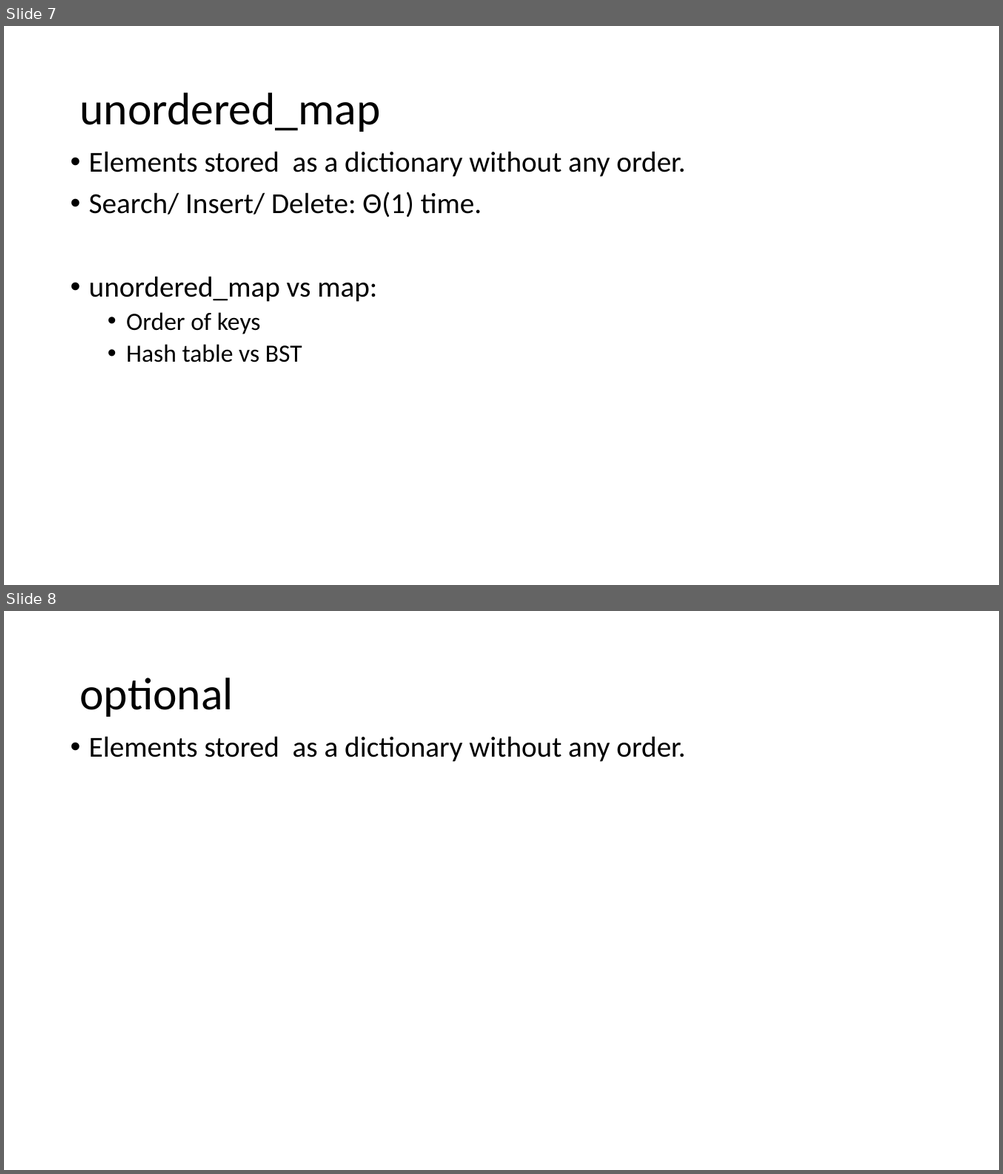
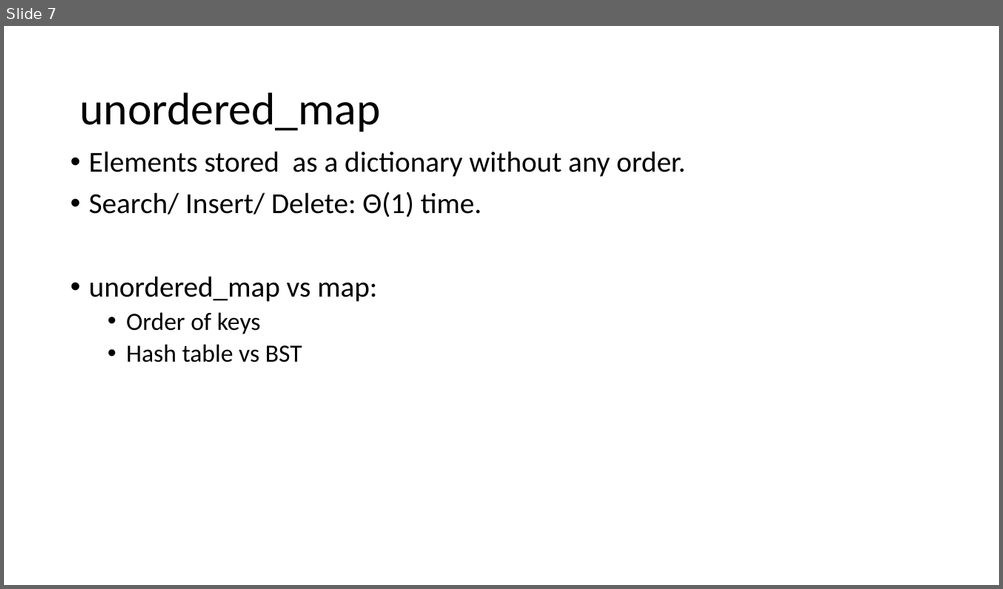
Before and after one commit to muksiddheswar/CPP-Examples, a slide deck: STL/STL_Presentation.pptx. Shown one above the other, each under a label of ours: slides 7 and 8 before the commit, slide 7 after it. The pictures are 1003x1174 and 1003x589 pixels, drawn with LibreOffice and Linux fonts; fonts in the diff are those of the drawing. Boxes give left, top, right and bottom in pixels: in the first picture for what was removed or moved away, otherwise in the second. Text is boxed around its words. In the diff, an @@ line names an element or a change of style, - is before the commit and + after.

```diff
--- a/STL/STL_Presentation.pptx
+++ b/STL/STL_Presentation.pptx
@@ slide 8 removed at (4,611,999,1170), background #FFFFFF @@
@@ title removed at (79,678,233,717) @@
-optional
@@ text removed at (89,736,685,762) @@
-• Elements stored as a dictionary without any order.
```
Also in this commit, not shown: 5 slides changed, 1 slide added, 1 other slide removed.
